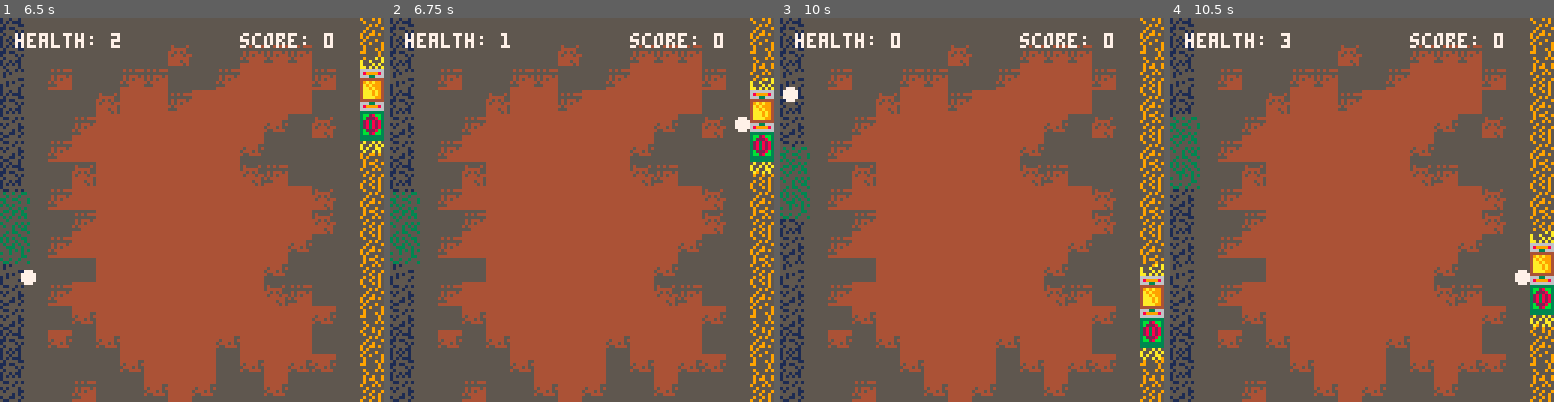
Above: before the commit, frames 1-4 (left to right).
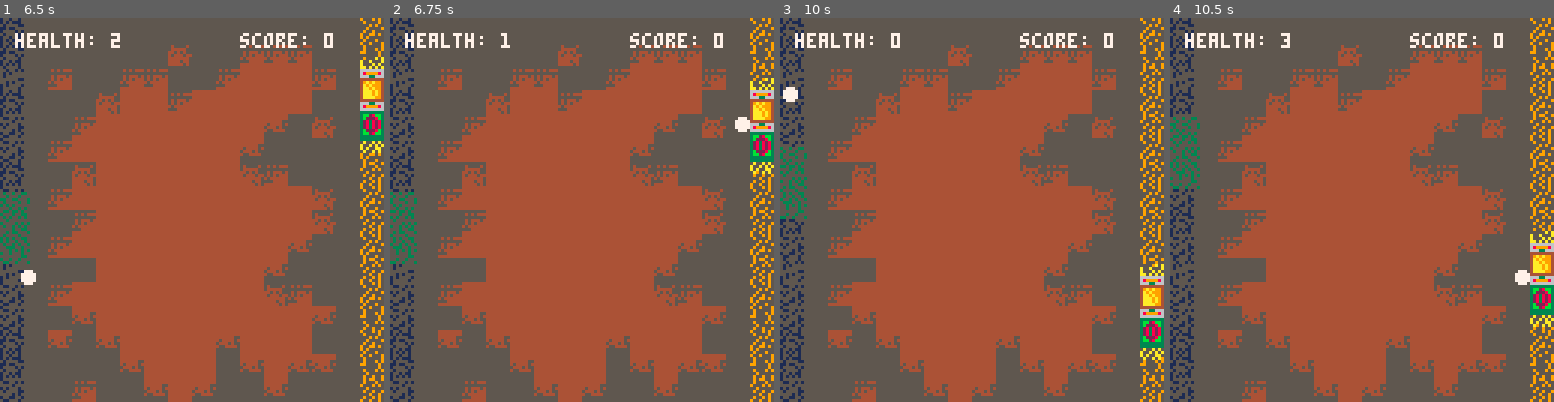
Above: after the commit, the same moments.

Repository: Spider101/Morta-Pong
Game: PICO-8 cartridge game.p8
Two runs of this game, one before a commit and one after it. Both use one fixed random seed, a clock stepped at 60 frames per second and the inputs below.
Inputs:
- Up to frame 1 (6.5 s): tap X (X key) at 0.33, 1.07, 1.85, 2.97, 4.08, 5.2, 6.32 s; tap O (Z key) at 0.7, 1.7, 2.1, 2.5, 2.9, 3.3, 3.7, 4.1, 4.5, 4.9, 5.3, 5.7, 6.1 s; hold Up 2.15-2.42 s; hold Down 3.63-3.97 s; hold Up 4.73-5.03 s; hold Down 5.73-6.03 s
- Up to frame 2 (6.75 s): tap O (Z key) at 6.5 s
- Up to frame 3 (10 s): tap O (Z key) every 0.4 s from 6.9 to 9.7 s; hold Up 7.18-7.45 s; tap X (X key) at 7.43, 8.55, 9.67 s; hold Down 8.67-9 s; hold Up from 9.77 s (still down)
- Up to frame 4 (10.5 s): release Up at 10.07 s; tap O (Z key) at 10.1 s

Frame 1 is identical in both runs. In frame 2, 0.8% of the frame differs, in the area x 0-8%, y 45-65%; in frame 3, 0.8%; in frame 4, nothing differs.

Commit message:
feat: animate paddle damage

Diff:
--- a/entities/paddle.lua
+++ b/entities/paddle.lua
@@ -6,11 +6,28 @@
     height = block_size * 3,
     velocity = 0,
     brake_rate = 0.6,
+    damage_flash_frames = 10,
     move_up = function(self)
         self.velocity = self.speed * -1
     end,
     move_down = function(self)
         self.velocity = self.speed
+    end,
+    animate_hit = function(self)
+        async(function()
+            local original_x = self.x
+            local jitter_distance = 2
+
+            -- jitter the paddle in the x-axis (ease-out)
+            for i = 1, self.damage_flash_frames do
+                local jitter_strength = 1 - i/self.damage_flash_frames
+                local jitter_offset = flr(rnd(jitter_distance) - 1) * jitter_strength
+                self.x = original_x + jitter_offset
+                yield()
+            end
+
+            self.x = original_x
+        end)
     end,
     decel = function(self)
         local displacement = self.y + self.velocity
--- a/main.lua
+++ b/main.lua
@@ -127,15 +127,15 @@
         if paddle_intersect(enemy_paddle_boundaries, false)
             and self.frames_after_serve > self.collision_frame_threshold then
             self.score += 1
+            self.enemy:animate_hit()
             self.state = game_states.serve
-            -- TODO: animate enemy damage
         end
 
         -- ball goes past left screen boundary
         if ball_boundaries.left <= 0 then
             self.player:decrease_health()
+            self.player:animate_hit()
             self.state = game_states.serve
-            -- TODO: animate player damage
         end
     end,
     reset_ball = function(self)
